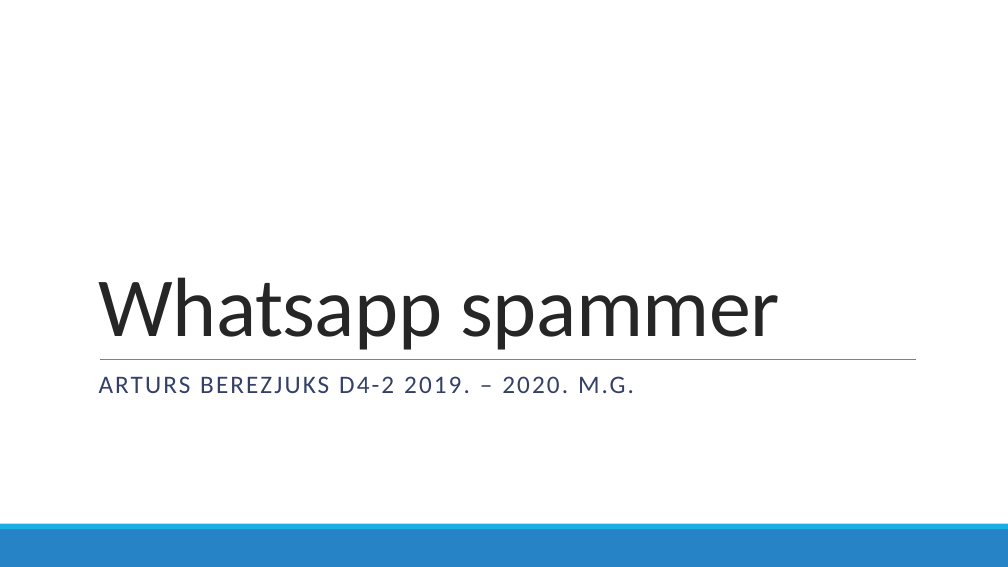
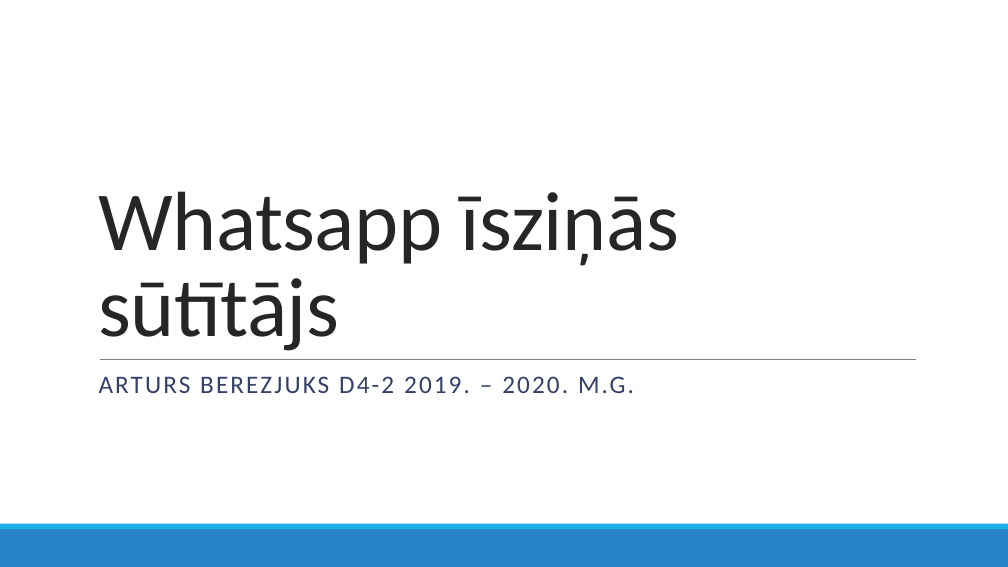
Before and after one commit to rvtprog-kvalifikacija-20/d42-ArtursBerezjuks-whatsappSpammer, a slide deck: slide 1 of Dokumentacija/ArtursBerezjuks_2020_kvd.pptx. Drawn at 1008x567 pixels with LibreOffice and Linux fonts; fonts in the diff are those of the drawing. Boxes give left, top, right and bottom in pixels: in the first picture for what was removed or moved away, otherwise in the second. Text is boxed around its words. In the diff, an @@ line names an element or a change of style, - is before the commit and + after.

```diff
--- a/Dokumentacija/ArtursBerezjuks_2020_kvd.pptx
+++ b/Dokumentacija/ArtursBerezjuks_2020_kvd.pptx
@@ title at (x1=98, y1=191, x2=679, y2=351): text changed @@
-Whatsapp spammer
+Whatsapp īsziņās sūtītājs
```
Also in this commit, not shown: 1 other slide changed.
